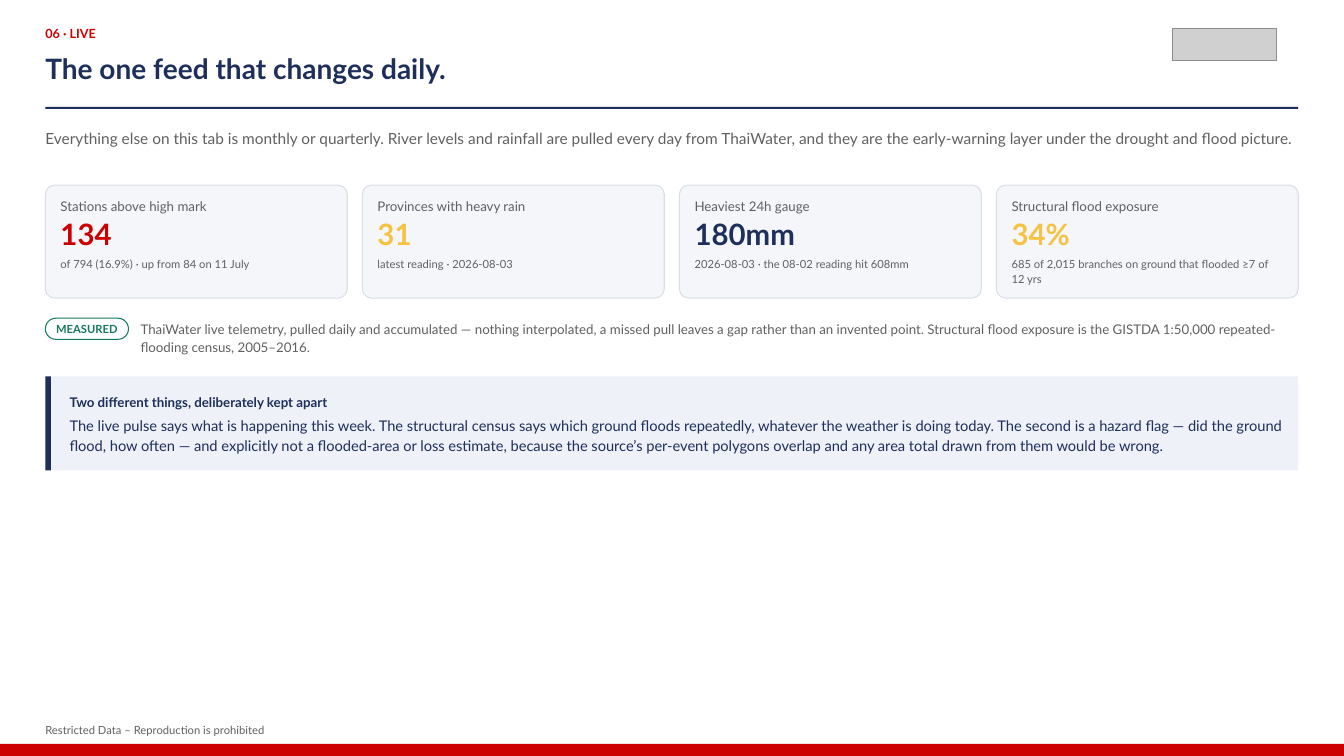
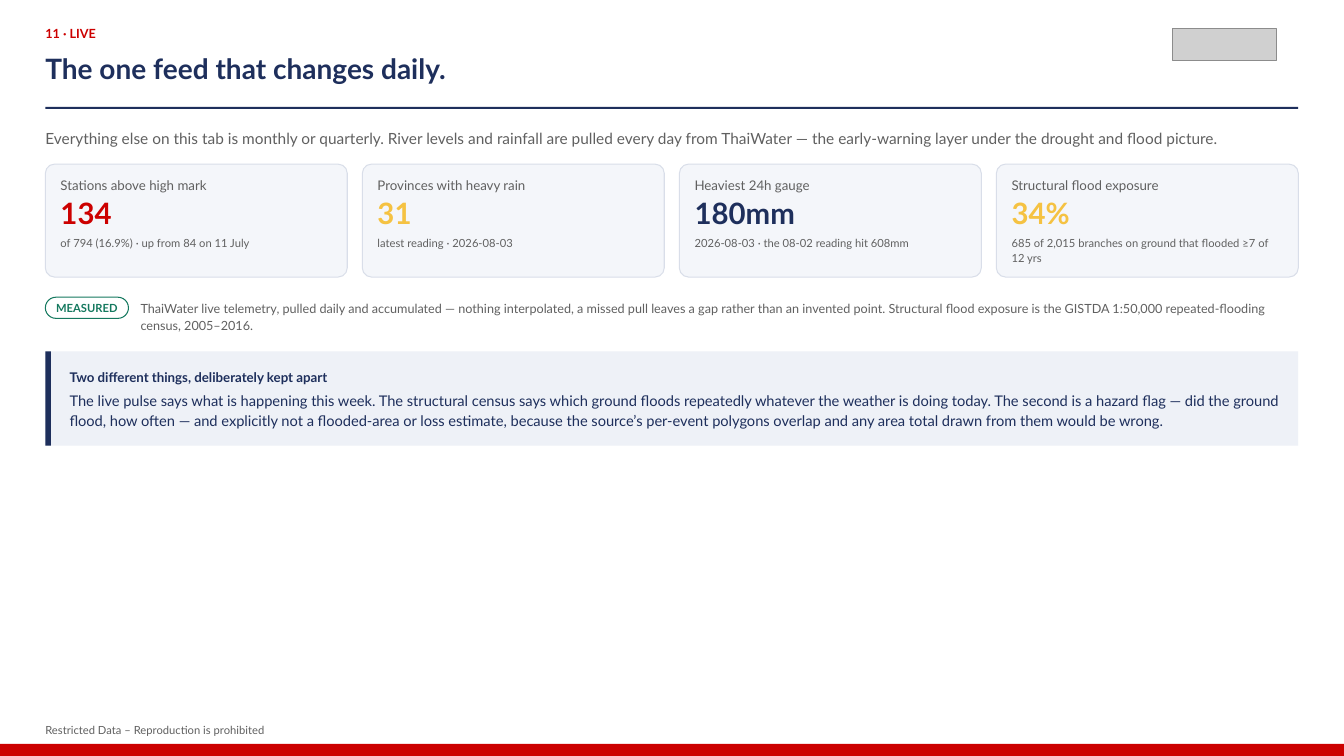
Before and after one commit to kaustavb2101/competitive-intel, a slide deck: slide 19 of docs/decks/mcom-2026-08-05-macro.pptx (slide 10 before the commit). Drawn at 1344x756 pixels with LibreOffice and Linux fonts; fonts in the diff are those of the drawing; grey boxes stand for pictures. Boxes give left, top, right and bottom in pixels: in the first picture for what was removed or moved away, otherwise in the second. Text is boxed around its words. In the diff, an @@ line names an element or a change of style, - is before the commit and + after.

```diff
--- a/docs/decks/mcom-2026-08-05-macro.pptx
+++ b/docs/decks/mcom-2026-08-05-macro.pptx
@@ text at (45,29,96,38): text changed @@
-06 · LIVE
+11 · LIVE
@@ text at (45,132,1217,147): text changed @@
-Everything else on this tab is monthly or quarterly. River levels and rainfall are pulled every day from ThaiWater, and they are the early-warning layer under the drought and flood picture.
+Everything else on this tab is monthly or quarterly. River levels and rainfall are pulled every day from ThaiWater — the early-warning layer under the drought and flood picture.
@@ 14 texts, 5 rounded rectangles: place and size @@
-14 texts, 5 rounded rectangles at (45,186,1299,355)
+14 texts, 5 rounded rectangles at (45,164,1299,331)
@@ text "ThaiWater live telemetry, pulled daily ..." at (141,303,1265,331): size 9.5 to 9 pt; line spacing 12.8pt to 12.2pt @@
@@ 2 rectangles, 1 text: place and size @@
-2 rectangles, 1 text at (45,376,1299,470)
+2 rectangles, 1 text at (45,352,1299,446)
@@ text at (70,395,1278,429): text changed @@
-The live pulse says what is happening this week. The structural census says which ground floods repeatedly, whatever the weather is doing today. The second is a hazard flag — did the ground flood, how often — and explicitly not a flooded-area or loss estimate, because the source’s per-event polygons overlap and any area total drawn from them would be wrong.
+The live pulse says what is happening this week. The structural census says which ground floods repeatedly whatever the weather is doing today. The second is a hazard flag — did the ground flood, how often — and explicitly not a flooded-area or loss estimate, because the source’s per-event polygons overlap and any area total drawn from them would be wrong.
```
Also in this commit, not shown: 6 other slides changed, 12 slides added, 4 slides removed, 3 other files.
